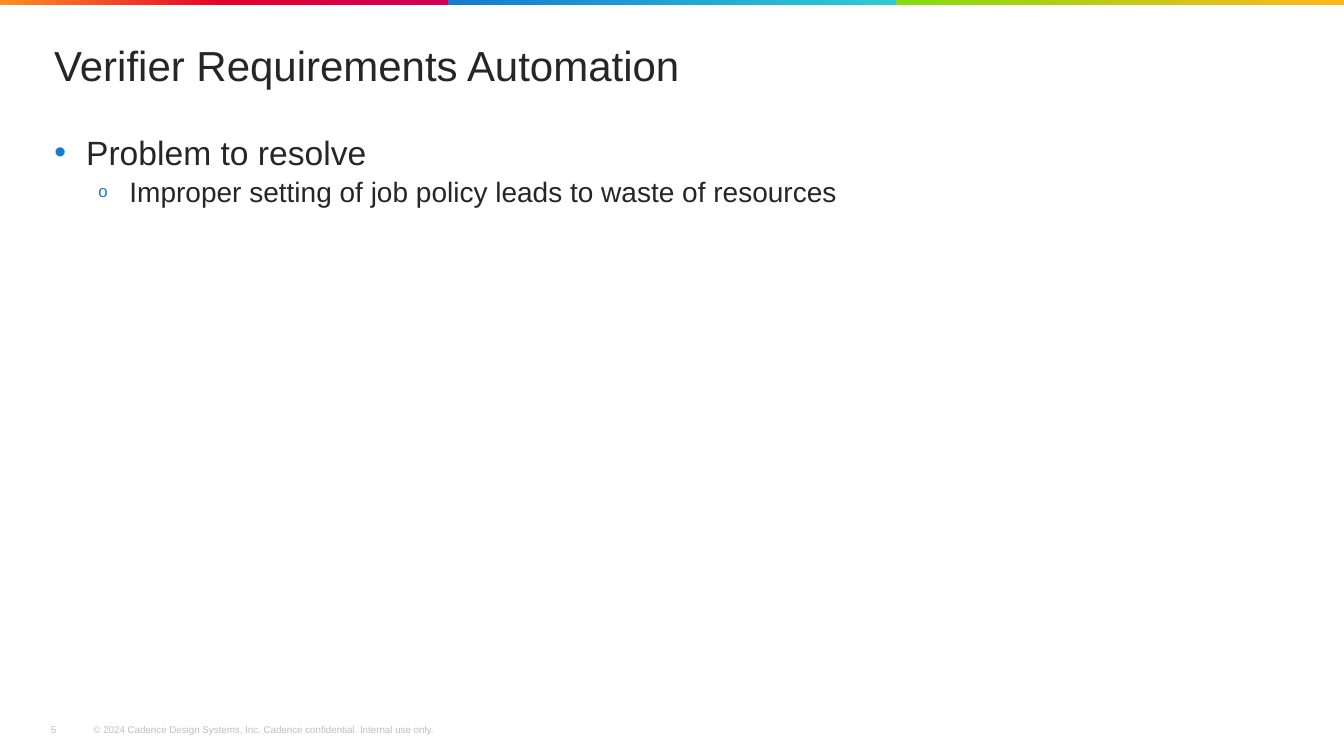
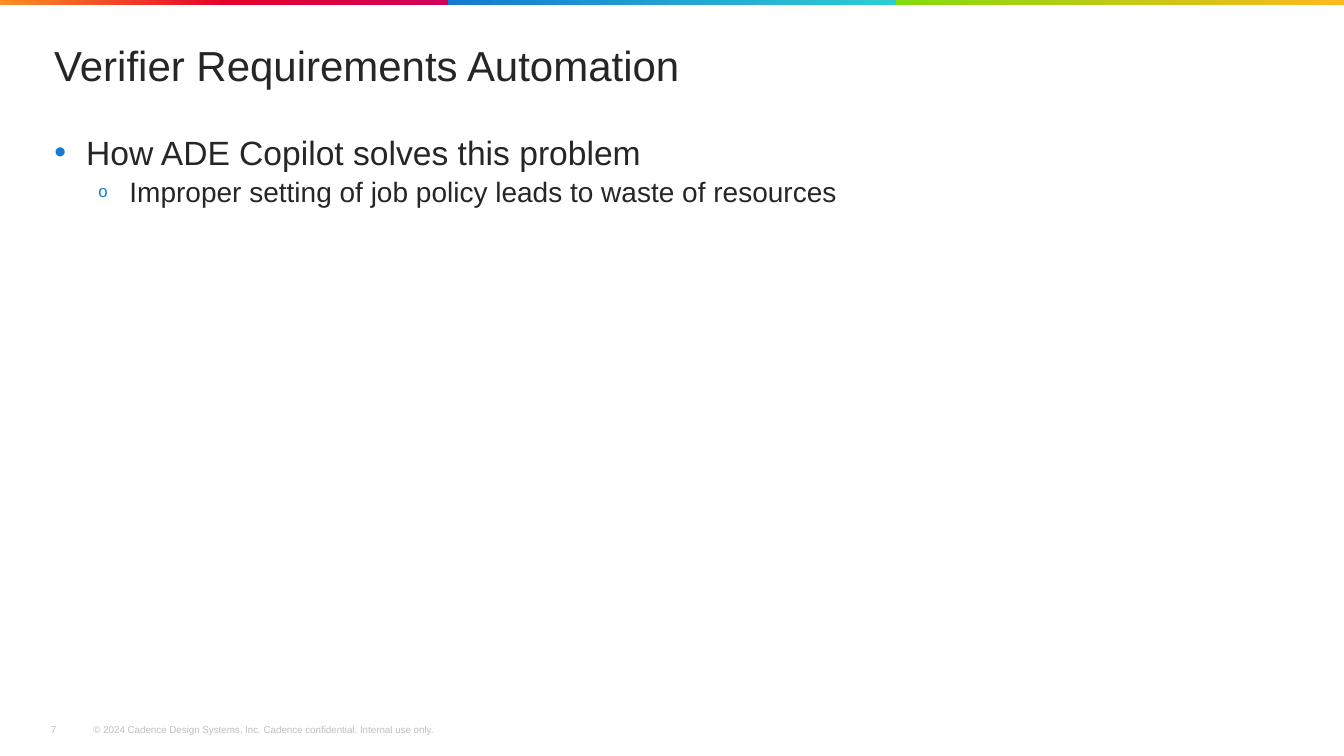
Before and after one commit to xpc123/forSync, a slide deck: slide 7 of ADE_copilot/CIC-2025_PPT_ADECopilot.pptx (slide 5 before the commit). Drawn at 1344x756 pixels with LibreOffice and Linux fonts; fonts in the diff are those of the drawing; background and template pictures are left out. Boxes give left, top, right and bottom in pixels: in the first picture for what was removed or moved away, otherwise in the second. Text is boxed around its words. In the diff, an @@ line names an element or a change of style, - is before the commit and + after.

```diff
--- a/ADE_copilot/CIC-2025_PPT_ADECopilot.pptx
+++ b/ADE_copilot/CIC-2025_PPT_ADECopilot.pptx
@@ text at box(86, 140, 640, 172): text changed @@
-• Problem to resolve
+• How ADE Copilot solves this problem
@@ page number at box(51, 726, 56, 731): text changed @@
-5
+7
```
Also in this commit, not shown: 2 other slides changed, 2 slides added, 3 other files.
